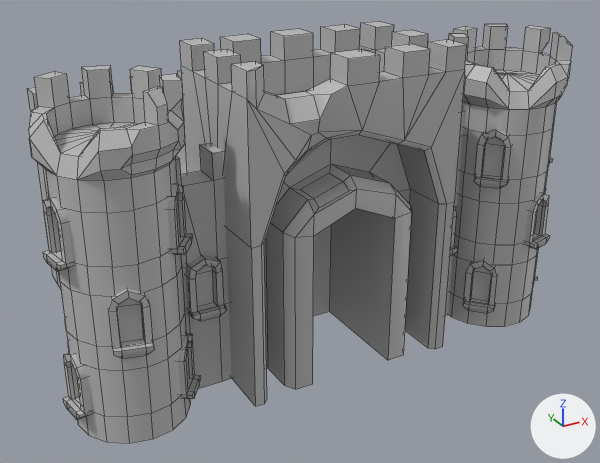
An edit to the FBX model Assets/Models/CampsiteModels/Broken Castle.fbx, drawn before and after from the same camera.
Rendered twice from a camera (50 mm lens) standing at (-11.03, -19.34, 13.25) and looking at (0.44, 1.51, 2.82). Arrows for +X, +Y and +Z are at lower right; the lights stay in place. Mesh edges are drawn as thin lines. Where no turn or scale is listed for an object, it has been applied to the vertices. Vertices at the same position are counted once.

The scene before the commit, as lines of its bpy script (objects in view):
```python
mat_brokencastle = principled_material('BrokenCastle')
mat_brokencastle.base_color = (0.5, 0.5, 0.5)  # grey #bcbcbc
me_mesh = bpy.data.meshes.new('Mesh')
me_mesh.from_pydata(...)  # 1438 vertices, 1269 faces; spans x -8.1..7.5, y -5.1..5.7, z -4.5..4.5
me_mesh.materials.append(mat_brokencastle)  # grey #bcbcbc
ob_castle_damaged = bpy.data.objects.new('Castle_Damaged', me_mesh)
ob_castle_damaged.location = (0.31, 2.3, 4.52)
```
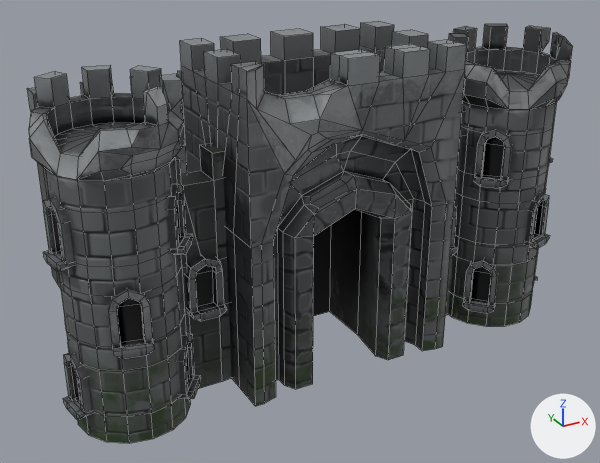
Where the newer file only moved an object's origin or applied its transform, the numbers keep the older frame.

What differs and where, as boxes (x1, y1, x2, y2) in the pictures (600 x 463 px):
'Castle_Damaged', surface changed, reshaped
    both: (27, 21, 573, 443)
part 1 of me_mesh, built on
    both: (99, 40, 466, 405)
part 2 of me_mesh, built on
    both: (538, 28, 573, 107)
part 3 of me_mesh, surface changed
    both: (261, 24, 571, 403)

Edits to the bpy script that builds the scene:
```text
Add img_brokencastle_normal_png:
    img_brokencastle_normal_png = load_image('BrokenCastle_Normal.png', '../../Textures/CastleTextures/BrokenCastle_Normal.png', 1024, 1024, 'Non-Color')
Add img_brokencastle_albedotransparency_png:
    img_brokencastle_albedotransparency_png = load_image('BrokenCastle_AlbedoTransparency.png', '../../Textures/CastleTextures/BrokenCastle_AlbedoTransparency.png', 1024, 1024, 'sRGB')
Change mat_brokencastle:
    where n0 = _N.new('ShaderNodeBsdfPrincipled'); n0.name = 'Principled BSDF'
    remove n0.inputs[0].default_value = (0.5, 0.5, 0.5, 1.0)  # 'Base Color', grey #bcbcbc
    add n0.inputs[2].default_value = 0.553  # 'Roughness'
    add n2 = _N.new('ShaderNodeTexImage'); n2.name = 'Image Texture'
    add n2.image = img_brokencastle_albedotransparency_png
    add n3 = _N.new('ShaderNodeTexImage'); n3.name = 'Image Texture.001'
    add n3.image = img_brokencastle_normal_png
    add n4 = _N.new('ShaderNodeNormalMap'); n4.name = 'Normal Map'
    add _L.new(n2.outputs[0], n0.inputs[0])  # 'Color' to 'Base Color'
    add _L.new(n3.outputs[0], n4.inputs[1])  # 'Color' to 'Color'
    add _L.new(n4.outputs[0], n0.inputs[5])  # 'Normal' to 'Normal'
Change me_mesh:
    used by ob_castle_damaged; location = (0.31, 2.3, 4.52)
    remove me_mesh.from_pydata(...)  # 1438 vertices, 1269 faces; spans x -8.1..7.5, y -5.1..5.7, z -4.5..4.5
    add me_mesh.from_pydata(...)  # 1475 vertices, 1325 faces; spans x -8.1..7.5, y -5.1..5.7, z -4.5..4.5
    me_mesh part 1
    9 vertices are removed from x -3.0..2.4, y -3.3, z -4.5..2.1
    51 faces are deleted
    6 vertices in x -2.3..1.7, y -3.3, z -4.5..0.9 move by (0.0, -0.7, 0.0)
    3 vertices in x -3.0..-2.4, y -4.7, z -4.5..1.8 move by (0.2, 0.0, 0.0)
    14 vertices move from x -2.4..2.4, y -4.7..-3.3, z -4.5..2.4 to x -2.2..2.1, y -4.7..-4.0, z -4.5..2.4
    22 vertices are added at x -3.4..2.8, y -4.3..-3.8, z -4.5..4.5
    19 new vertices lie (0.0, 0.4, 0.0) away from vertices in x -3.4..2.8, y -4.8..-4.7, z -4.5..4.5
    5 new vertices lie (0.0, -1.7, 0.0) away from vertices in x -1.6..1.0, y -1.3, z -4.5..0.5
    98 new faces join them
    me_mesh part 2
    10 faces are deleted
    19 new faces join them
    me_mesh part 3: 110 kept faces spanning x -3.2..7.4, y -5.0..-1.6, z -4.5..4.3 get new texture (UV) coordinates
```
